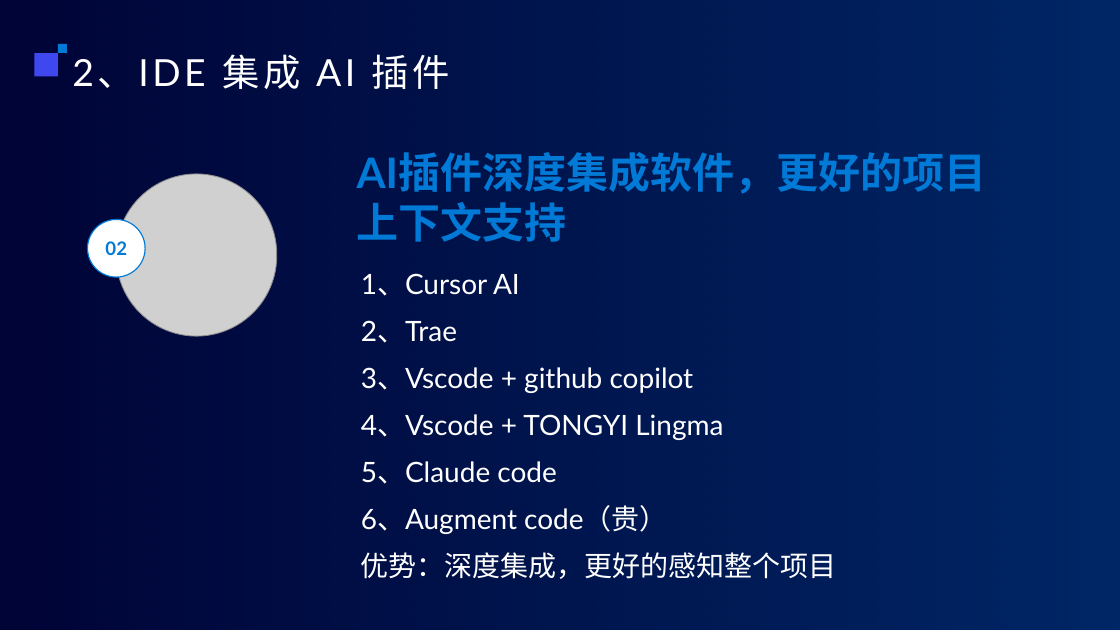
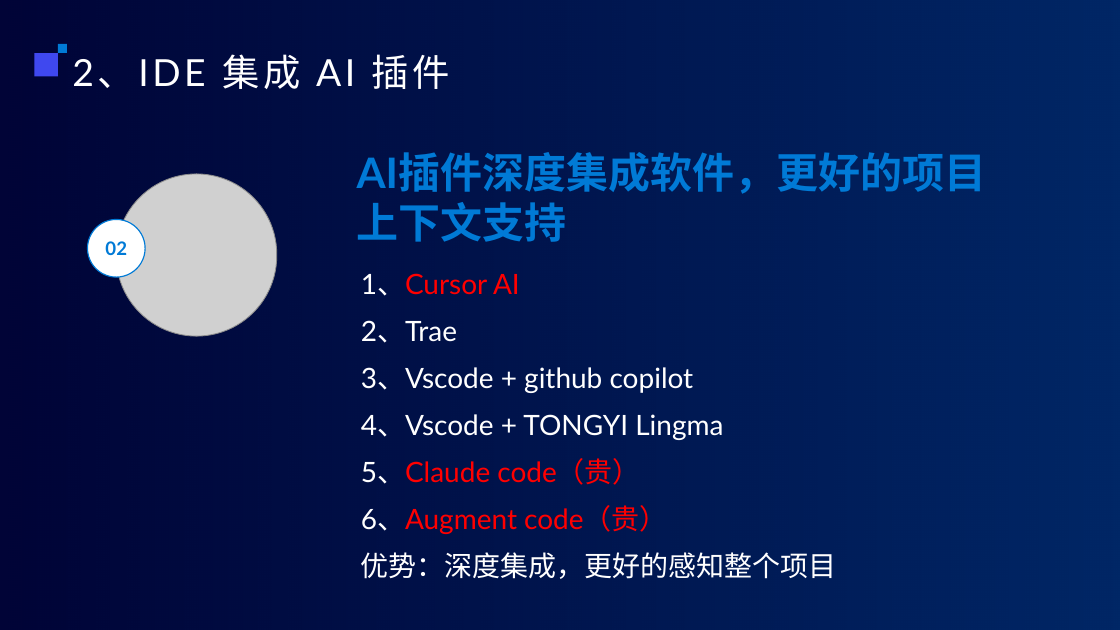
Before and after one commit to qq986063761/study, a slide deck: slide 7 of 分享/aiCode/ppt/AI编程.pptx. Drawn at 1120x630 pixels with LibreOffice and Linux fonts; fonts in the diff are those of the drawing; grey boxes stand for pictures; background and template pictures are left out. Boxes give left, top, right and bottom in pixels: in the first picture for what was removed or moved away, otherwise in the second. Text is boxed around its words. In the diff, an @@ line names an element or a change of style, - is before the commit and + after.

Commit message:
更新

```diff
--- a/分享/aiCode/ppt/AI编程.pptx
+++ b/分享/aiCode/ppt/AI编程.pptx
@@ text at [361,273,520,296]: text colour #FFFFFF to #FF0000 in "1、Cursor AI" @@
@@ text at [361,458,667,534]: text changed; text colour #FFFFFF to #FF0000 @@
-5、Claude code
-6、Augment code（贵）
+5、Claude code（贵）
+6、Augment code（贵）
```
